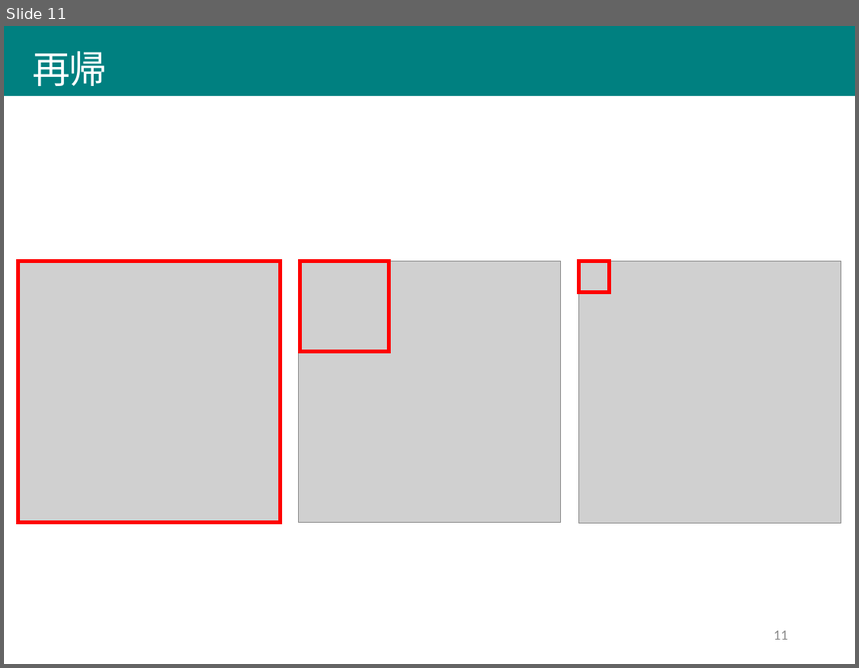
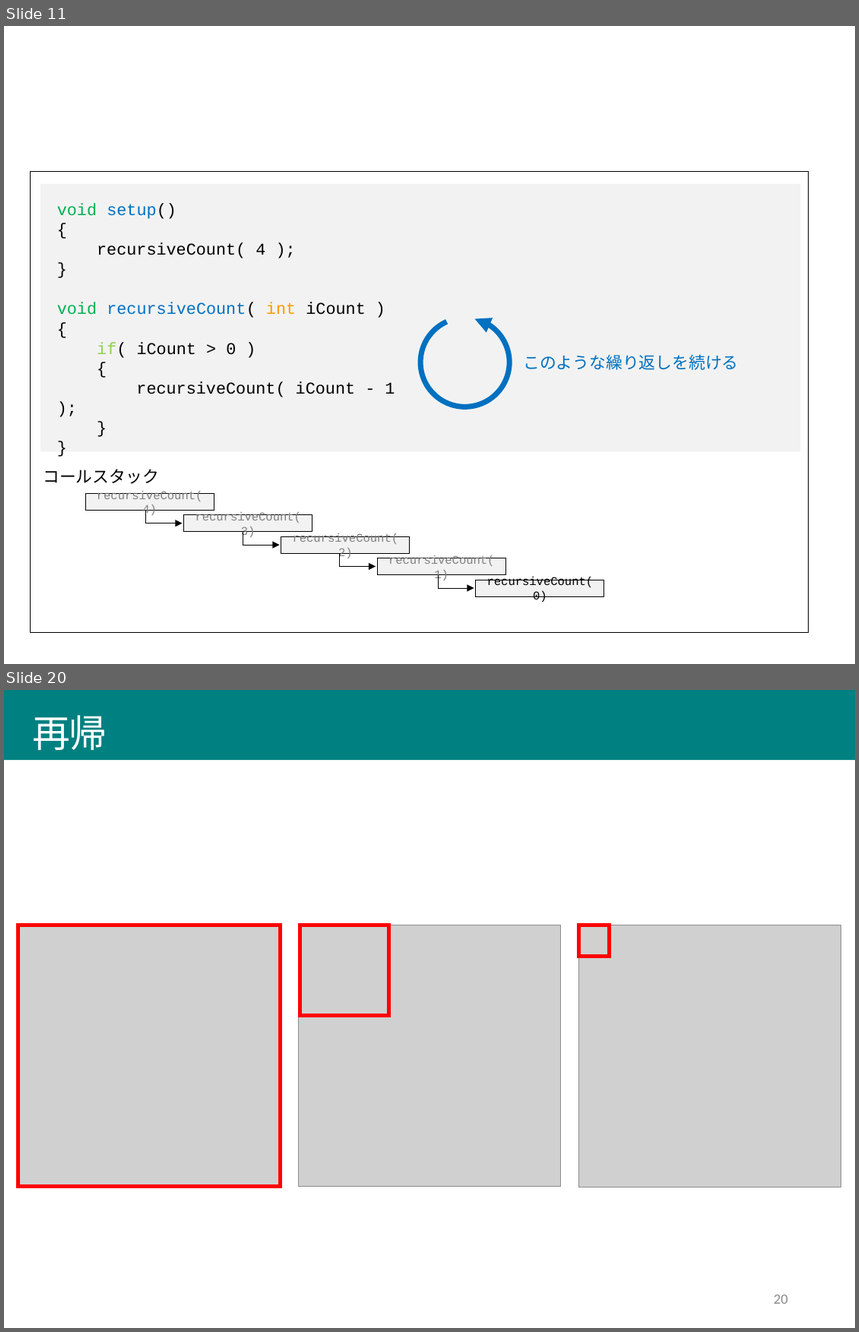
Before and after one commit to afukushimagit/afukushimagit.github.io, a slide deck: images/recursive/図素材.pptx. Shown one above the other, each under a label of ours: slide 11 before the commit, slides 11 and 20 after it; the slides between them are not shown. The pictures are 859x668 and 859x1332 pixels, drawn with LibreOffice and Linux fonts; fonts in the diff are those of the drawing; grey boxes stand for pictures. Boxes give left, top, right and bottom in pixels: in the first picture for what was removed or moved away, otherwise in the second. Text is boxed around its words. In the diff, an @@ line names an element or a change of style, - is before the commit and + after.

```diff
--- a/images/recursive/図素材.pptx
+++ b/images/recursive/図素材.pptx
@@ slide 11 added at (4, 26, 855, 664), background #FFFFFF @@
@@ rectangle added at (31, 172, 810, 633), outline #000000 0.5 pt @@
@@ rectangle added at (40, 184, 800, 452), fill #F2F2F2 @@
@@ text added at (57, 203, 395, 398), 14 pt, text #000000 @@
+void setup()
+{
+recursiveCount( 4 );
+}
+void recursiveCount( int iCount )
+{
+if( iCount > 0 )
+{
+recursiveCount( iCount - 1 );
+}
+}
@@ arc (boxed as its full ellipse) added at (420, 318, 509, 408), outline #0070C0 4.5 pt @@
@@ text added at (523, 354, 739, 370), 14 pt, text #0070C0 @@
+このような繰り返しを続ける
@@ text added at (43, 469, 159, 484), 14 pt, text #000000 @@
+コールスタック
@@ rectangle added at (86, 493, 215, 510), fill #F2F2F2, outline #000000 0.5 pt, 10 pt, text #808080 @@
+recursiveCount(4)
@@ elbow arrow added from (146, 510) to (182, 524), #000000 0.5 pt @@
@@ rectangle added at (183, 515, 312, 532), fill #F2F2F2, outline #000000 0.5 pt, 10 pt, text #808080 @@
+recursiveCount(3)
@@ elbow arrow added from (243, 531) to (280, 545), #000000 0.5 pt @@
@@ rectangle added at (281, 537, 410, 553), fill #F2F2F2, outline #000000 0.5 pt, 10 pt, text #808080 @@
+recursiveCount(2)
@@ elbow arrow added from (339, 553) to (376, 566), #000000 0.5 pt @@
@@ rectangle added at (378, 559, 506, 576), fill #F2F2F2, outline #000000 0.5 pt, 10 pt, text #808080 @@
+recursiveCount(1)
@@ elbow arrow added from (438, 575) to (474, 588), #000000 0.5 pt @@
@@ rectangle added at (475, 580, 604, 598), fill #F2F2F2, outline #000000 0.5 pt, 10 pt, text #000000 @@
+recursiveCount(0)
@@ what was slide 11 is now slide 20 @@
@@ page number at (774, 1295, 788, 1304): text changed @@
-11
+20
```
Also in this commit, not shown: 5 slides changed, 13 other slides added, 5 slides removed, 45 other files.
